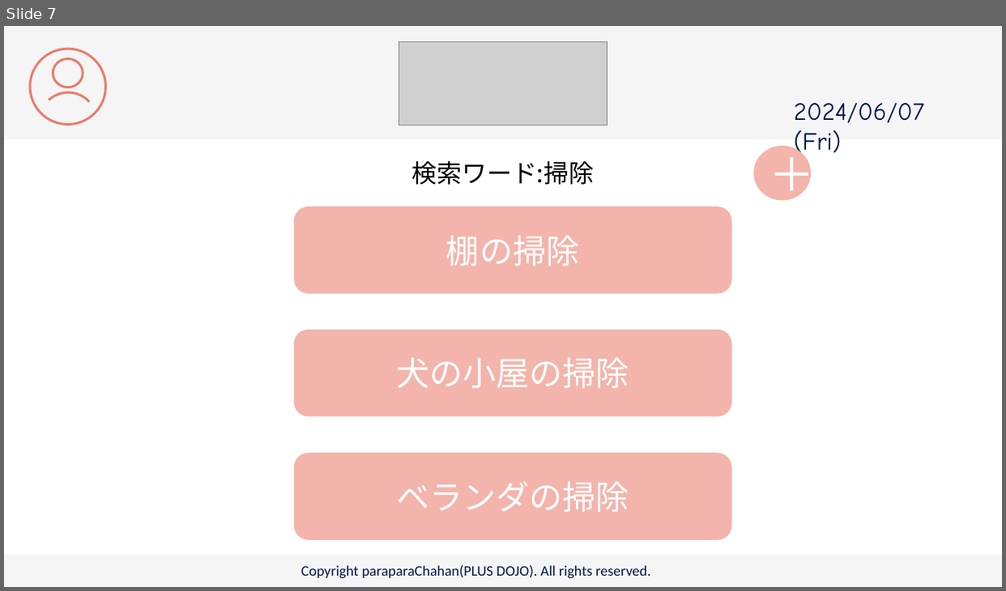
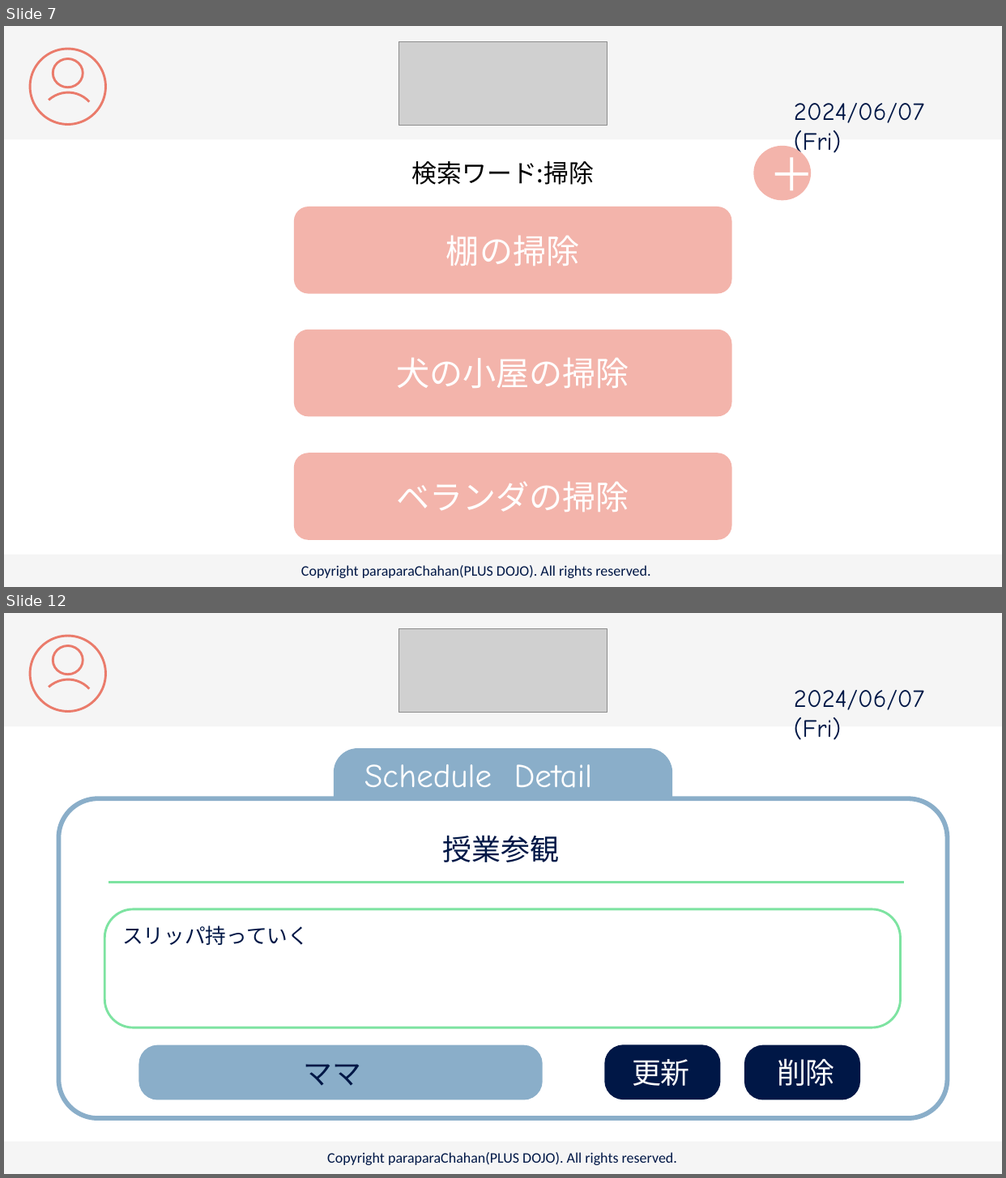
Before and after one commit to plusdojo2024/C2, a slide deck: doc/13_外部設計/famiLink 画面デザイン.pptx. Shown one above the other, each under a label of ours: slide 7 before the commit, slides 7 and 12 after it; the slides between them are not shown. The pictures are 1006x591 and 1006x1178 pixels, drawn with LibreOffice and Linux fonts; fonts in the diff are those of the drawing; grey boxes stand for pictures. Boxes give left, top, right and bottom in pixels: in the first picture for what was removed or moved away, otherwise in the second. Text is boxed around its words. In the diff, an @@ line names an element or a change of style, - is before the commit and + after.

```diff
--- a/doc/13_外部設計/famiLink 画面デザイン.pptx
+++ b/doc/13_外部設計/famiLink 画面デザイン.pptx
@@ slide 12 added at (4, 613, 1002, 1174), background #FFFFFF @@
@@ rectangle added at (4, 613, 1002, 726), fill #F5F5F5 @@
@@ ellipse added at (30, 636, 106, 711), outline #EA7B6B 2.25 pt @@
@@ picture added at (399, 629, 607, 713) @@
@@ ellipse added at (53, 646, 83, 675), outline #EA7B6B 2.25 pt @@
@@ arc (boxed as its full ellipse) added at (27, 667, 108, 748), outline #EA7B6B 2.25 pt @@
@@ text added at (794, 690, 924, 740), 24 pt, text #001746 @@
+2024/06/07 (Fri)
@@ round same rect added at (334, 748, 671, 796), fill #8AAEC9, outline #8AAEC9 1 pt @@
@@ text added at (364, 764, 593, 788), 32 pt, text #FFFFFF @@
+Schedule Detail
@@ rounded rectangle added at (58, 798, 948, 1118), outline #8AAEC9 4.5 pt @@
@@ text added at (442, 835, 559, 862), 28 pt, text #001746 @@
+授業参観
@@ line added from (108, 883) to (905, 883), #7DE3A1 2.25 pt @@
@@ rounded rectangle added at (104, 909, 900, 1028), outline #7DE3A1 2.25 pt @@
@@ text added at (122, 926, 309, 945), 20 pt, text #001746 @@
+スリッパ持っていく
@@ rounded rectangle added at (141, 1048, 540, 1098), fill #8AAEC9, outline #8AAEC9 4.5 pt @@
@@ rounded rectangle added at (607, 1047, 718, 1097), fill #001746, outline #001746 4.5 pt @@
@@ rounded rectangle added at (747, 1048, 859, 1098), fill #001746, outline #001746 4.5 pt @@
@@ text added at (304, 1064, 362, 1085), 28 pt, text #001746 @@
+ママ
@@ text added at (632, 1059, 690, 1086), 28 pt, text #FFFFFF @@
+更新
@@ text added at (777, 1059, 835, 1086), 28 pt, text #FFFFFF @@
+削除
@@ rectangle added at (4, 1142, 1002, 1174), fill #F5F5F5 @@
@@ text added at (327, 1152, 677, 1165), 14 pt, text #001746 @@
+Copyright paraparaChahan(PLUS DOJO). All rights reserved.
```
Also in this commit, not shown: 5 other slides added.
